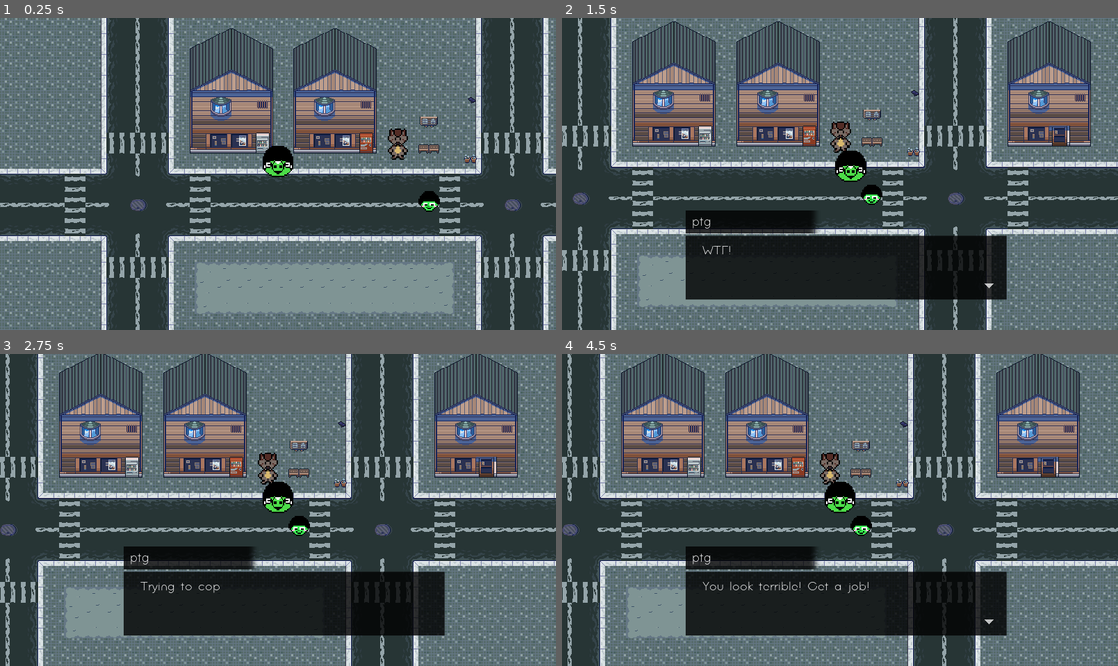
Above: before the commit, frames 1-4 (two rows, left to right).
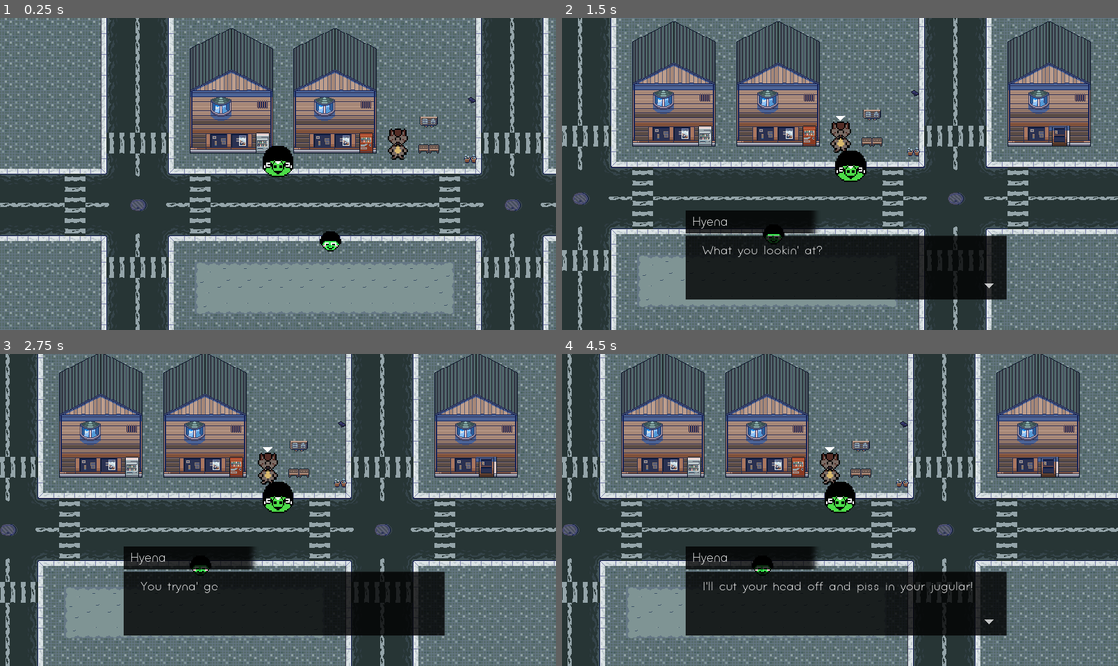
Above: after the commit, the same moments.

Repository: mikumino/pgt-city
Game: Godot game, scene res://Environment/World.tscn
The game is run twice, just before and just after one commit, with the same random seed, the same clock (stepped at 60 frames per second) and the same inputs.
Inputs:
- Up to frame 1 (0.25 s): no input
- Up to frame 2 (1.5 s): tap Enter at 0.5 s; hold D (right) 0.53-1.28 s; tap F (check) at 0.6, 1.35 s; hold S (down) from 1.28 s (still down)
- Up to frame 3 (2.75 s): release S (down) at 2.03 s; hold D (right) from 2.03 s (still down); tap F (check) at 2.1 s
- Up to frame 4 (4.5 s): release D (right) at 2.78 s; hold W (up) 2.78-3.53 s; tap F (check) at 2.85, 3.6, 4.35 s; tap Space at 3.5 s; hold A (left) from 3.53 s (still down); tap Enter at 4.25 s

The runs differ from the first frame. In frame 1, 0.4% of the frame differs, in the area x 57-80%, y 55-75%; in frame 2, 0.5%; in frame 3, 0.5%; in frame 4, 0.8%, in the area x 23-74%, y 29-77%.

Commit message:
added little bouncy arrow
added bouncy arrow that lets you know which object you are focused on

Diff:
--- a/Characters/NPCs/pgt npc.gd
+++ b/Characters/NPCs/pgt npc.gd
@@ -10,6 +10,7 @@
 func _on_Area2D_body_entered(body):
 	if body.get_name() == "Player":
 		body.set_active_object(get_node("."))
+		$Polygon2D.visible = true
 		print("object set")
 
 func interact():
@@ -24,4 +25,5 @@
 func _on_Area2D_body_exited(body):
 	if body.get_name() == "Player":
 		body.set_active_object(null)
+		$Polygon2D.visible = false
 		print("reference removed")
--- a/Characters/NPCs/pgt npc.tscn
+++ b/Characters/NPCs/pgt npc.tscn
@@ -9,6 +9,23 @@
 
 [sub_resource type="CircleShape2D" id=2]
 radius = 45.0004
+
+[sub_resource type="Animation" id=3]
+resource_name = "bounce"
+length = 0.6
+loop = true
+tracks/0/type = "value"
+tracks/0/path = NodePath(".:position")
+tracks/0/interp = 1
+tracks/0/loop_wrap = true
+tracks/0/imported = false
+tracks/0/enabled = true
+tracks/0/keys = {
+"times": PoolRealArray( 0, 0.3, 0.6 ),
+"transitions": PoolRealArray( 0.108819, 1, 9.18959 ),
+"update": 0,
+"values": [ Vector2( 0, 0 ), Vector2( 0, -3 ), Vector2( 0, 0 ) ]
+}
 
 [node name="pgt npc" type="StaticBody2D"]
 script = ExtResource( 2 )
@@ -29,5 +46,14 @@
 [node name="interact" type="CollisionShape2D" parent="Area2D"]
 shape = SubResource( 2 )
 
+[node name="Polygon2D" type="Polygon2D" parent="."]
+visible = false
+offset = Vector2( 0, 3 )
+polygon = PoolVector2Array( -8, -48, 8, -48, 0, -40 )
+
+[node name="AnimationPlayer" type="AnimationPlayer" parent="Polygon2D"]
+autoplay = "bounce"
+anims/bounce = SubResource( 3 )
+
 [connection signal="body_entered" from="Area2D" to="." method="_on_Area2D_body_entered"]
 [connection signal="body_exited" from="Area2D" to="." method="_on_Area2D_body_exited"]
--- a/Environment/World.tscn
+++ b/Environment/World.tscn
@@ -206,14 +206,14 @@
 position = Vector2( 168, 160 )
 
 [node name="pgt npc" parent="YSort" instance=ExtResource( 4 )]
-position = Vector2( 400, 216 )
+position = Vector2( 249, 277 )
 dialogue_path = "res://UI/dialogues/npc_dialogue.json"
 
-[node name="pgt npc2" parent="YSort" instance=ExtResource( 4 )]
+[node name="Cwasaunt" parent="YSort" instance=ExtResource( 4 )]
 position = Vector2( 352, 129 )
 dialogue_path = "res://UI/dialogues/cwasaunt_dialogue.json"
 
-[node name="Sprite" parent="YSort/pgt npc2" index="0"]
+[node name="Sprite" parent="YSort/Cwasaunt" index="0"]
 texture = ExtResource( 3 )
 
 [node name="props" type="TileMap" parent="YSort"]
@@ -227,4 +227,4 @@
 
 [node name="UI" type="CanvasLayer" parent="."]
 
-[editable path="YSort/pgt npc2"]
+[editable path="YSort/Cwasaunt"]
--- a/UI/Text Box.tscn
+++ b/UI/Text Box.tscn
@@ -118,5 +118,7 @@
 anims/flash = SubResource( 2 )
 
 [node name="Fade" type="AnimationPlayer" parent="Dialogue Box"]
+reset_on_save = false
+method_call_mode = 1
 anims/fade_in = SubResource( 3 )
 anims/fade_out = SubResource( 4 )
Not shown: 1 places in Characters/NPCs/pgt npc.tscn that only renumber resources
